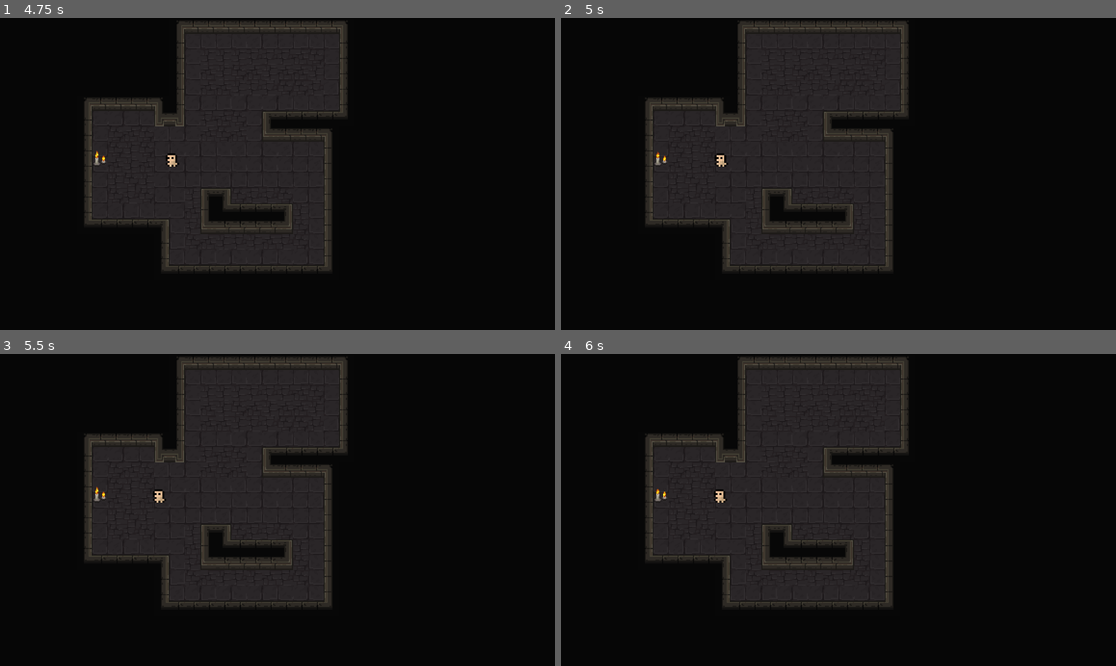
Above: before the commit, frames 1-4 (two rows, left to right).
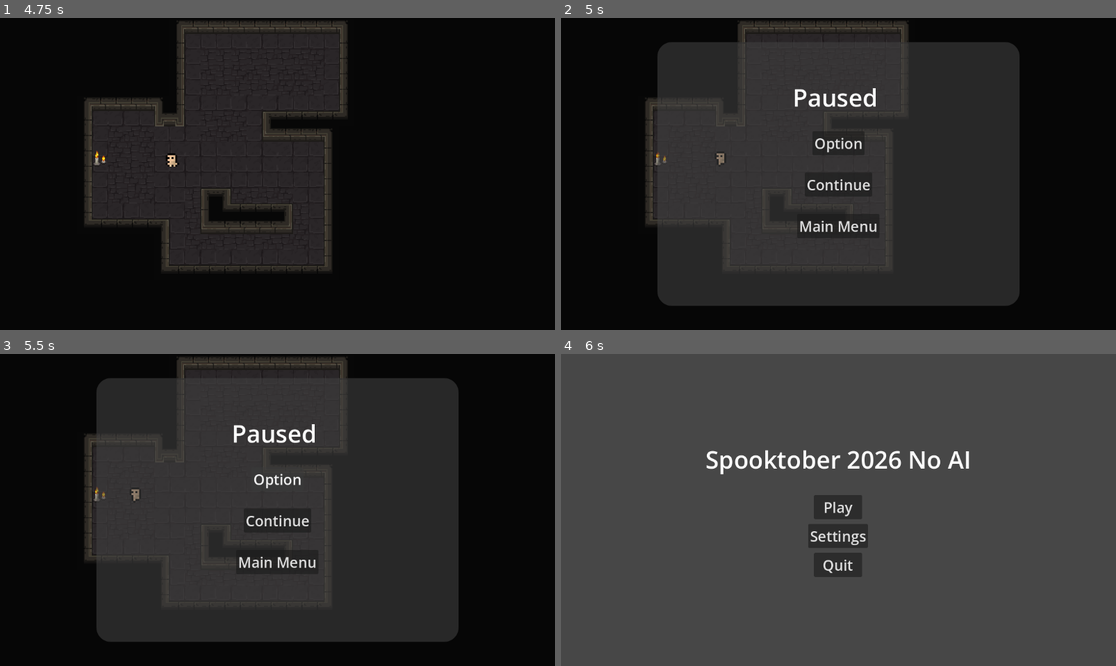
Above: after the commit, the same moments.

Repository: The0bello0fg0gaze/TOCAL_Type_Visual_Novel_Template-Godot-
Game: Godot game, scene res://Main_Menu/Main_Menu.tscn
The game is run twice, just before and just after one commit, with the same random seed, the same clock (stepped at 60 frames per second) and the same inputs.
Inputs (mouse positions are in pixels of both pictures, inside the frame that each line leads up to):
- Up to frame 1 (4.75 s): click "Play" at 0.5 s; tap Enter (ui_accept) at 1.25, 1.35, 1.52, 1.82, 2.1, 2.27, 2.57, 2.85, 3.5, 3.6, 3.77, 4.07, 4.35, 4.52 s; hold Right (ui_right) 1.28-2.03 s; hold Down (ui_down) 2.03-2.78 s; hold Right (ui_right) 2.78-3.53 s; hold Up (ui_up) 3.53-4.28 s; hold Left (ui_left) from 4.28 s (still down)
- Up to frame 2 (5 s): keep holding Left (ui_left); tap Enter (ui_accept) at 4.82 s; tap Escape (ui_esc, bound only after the commit) at 4.9 s
- Up to frame 3 (5.5 s): release Left (ui_left) at 5 s; click (277, 478) at 5 s, where only the run after the commit has a clickable "Option"
- Up to frame 4 (6 s): click (838, 563) at 5.75 s, where only the run after the commit has a clickable "Main Menu"

Frame 1 is identical in both runs. In frame 2, 30% of the frame differs, in the area x 17-83%, y 7-93%; in frame 3, 30%; in frame 4, 97%, in the area x 0-100%, y 0-100%.

Commit message:
In this i added the pause options when you press esc on the keyboard during game play i should also add save options later.

Diff:
--- a/Game_Objects/Dialog/dialog_box.gd
+++ b/Game_Objects/Dialog/dialog_box.gd
@@ -2,8 +2,11 @@
 
 @onready var lable:Label = $MarginContainer/Label
 
+# its like a append function but for a string you can add more functonalities here for more complex
+# animations. Example in  Game_Objects/Interactive/template.gd
 func dialog( text:String ) -> void:
 	lable.text += text
 
+# Just clear the text box and reuse it for new text.
 func clear() -> void:
 	lable.text = ""
--- a/Game_Objects/Interactive/template.gd
+++ b/Game_Objects/Interactive/template.gd
@@ -14,6 +14,8 @@
 		Dialogbox.visible = !Dialogbox.visible
 		render_dialog_box()
 
+# Here is a good example for how we can use movement from the global script to check for other
+# stuff
 func render_dialog_box() -> void:
 	if DataManager.movement:
 		return
@@ -26,10 +28,15 @@
 			await delay_text(x)
 
 	tag.visible = true
+
+# if there is a more cleaner option to add delay pleas do add
 func delay_text(text:String) -> void:
 	Dialogbox.dialog(text)
 	Dialogbox.dialog(" ")
 	await get_tree().create_timer(0.2).timeout
+
+
+#This is only activated when the player enters or exits the Area 2D around the object.
 
 func _on_body_entered(body: Node2D) -> void:
 	if body.is_in_group('Player'):
--- a/Game_Objects/Player/player_movement.gd
+++ b/Game_Objects/Player/player_movement.gd
@@ -2,6 +2,7 @@
 
 const SPEED:int = 100
 @export var player_animation:AnimatedSprite2D
+@onready var UserControl = $"../UserControl"
 
 var last_axis_x: float = 0.0
 var last_axis_y: float = 0.0
@@ -10,12 +11,20 @@
 func _ready() -> void:
 	pass
 
+# keep this clean so that we can debug easier
 func _process(delta: float) -> void:
 	if DataManager.movement:
 		apply_movement()
 	move_and_slide()
+	apply_actions()
 
+func apply_actions() -> void:
+	if Input.is_action_just_pressed("ui_esc"):
+		UserControl.visible = !UserControl.visible
+		DataManager.movement = !DataManager.movement
 
+# Well this is in the name learn how to read and yes this is ai gen so there are some bugs read the git
+# issues tab.
 func apply_movement() -> void:
 	var left = Input.is_action_pressed("ui_left")
 	var right = Input.is_action_pressed("ui_right")
--- a/Global_Script/data_manager.gd
+++ b/Global_Script/data_manager.gd
@@ -1,5 +1,12 @@
 extends Node
 
 var current_level:String = "res://Level/Level1.tscn"
+var main_menu:String = "res://Main_Menu/Main_Menu.tscn"
+# You can use this function to make the movement stop of the character throught the game this can
+# also help during animations or pausing the game.
 var movement:bool = true
 var inventory:Dictionary = {}
+
+func reset() -> void:
+	movement = true
+	inventory = {}
--- a/Level/Level1.tscn
+++ b/Level/Level1.tscn
@@ -4,6 +4,7 @@
 [ext_resource type="PackedScene" uid="uid://cievaalif527r" path="res://Game_Objects/Player/Player.tscn" id="1_n58pf"]
 [ext_resource type="PackedScene" uid="uid://dmqaxlnubu27l" path="res://Game_Objects/Interactive/template.tscn" id="3_ai77n"]
 [ext_resource type="PackedScene" uid="uid://gkytlmtojuph" path="res://Game_Objects/Dialog/dialog_box.tscn" id="4_7lyb7"]
+[ext_resource type="PackedScene" uid="uid://dyocl2kl8de08" path="res://Main_Menu/UserControl/user_control.tscn" id="5_5gmx1"]
 
 [sub_resource type="TileSetAtlasSource" id="TileSetAtlasSource_ai77n"]
 texture = ExtResource("1_1rv4e")
@@ -1376,8 +1377,13 @@
 [node name="Interactive" parent="." unique_id=259210659 instance=ExtResource("3_ai77n")]
 position = Vector2(207, 299)
 
-[node name="Dialog_Box" parent="." unique_id=1925949572 groups=["DialogBox"] instance=ExtResource("4_7lyb7")]
+[node name="Dialog_Box" parent="." unique_id=1925949572 instance=ExtResource("4_7lyb7")]
 visible = false
 clip_contents = true
 offset_right = 1152.0
 offset_bottom = 648.0
+
+[node name="UserControl" parent="." unique_id=116555151 instance=ExtResource("5_5gmx1")]
+visible = false
+offset_right = 1152.0
+offset_bottom = 648.0
--- /dev/null
+++ b/Main_Menu/UserControl/user_control.gd
@@ -0,0 +1,19 @@
+extends Control
+
+@onready var Options:Button = $MarginContainer/MarginContainer/VBoxContainer/Option
+@onready var Continue:Button = $MarginContainer/MarginContainer/VBoxContainer/Continue
+@onready var MainMenu:Button = $"MarginContainer/MarginContainer/VBoxContainer/Main Menu"
+
+func  _ready() -> void:
+	Options.pressed.connect(options_is_pressed)
+	Continue.pressed.connect(continue_is_pressed)
+	MainMenu.pressed.connect(main_menu_is_pressed)
+
+func options_is_pressed() -> void:
+	pass
+
+func continue_is_pressed() -> void:
+	pass
+
+func main_menu_is_pressed() -> void:
+	get_tree().change_scene_to_file(DataManager.main_menu)
--- /dev/null
+++ b/Main_Menu/UserControl/user_control.tscn
@@ -0,0 +1,68 @@
+[gd_scene format=3 uid="uid://dyocl2kl8de08"]
+
+[ext_resource type="Script" uid="uid://b6ec6f3bou0ru" path="res://Main_Menu/UserControl/user_control.gd" id="1_r6ygs"]
+
+[sub_resource type="StyleBoxFlat" id="StyleBoxFlat_j0jfw"]
+bg_color = Color(0.25490198, 0.25490198, 0.25490198, 0.57254905)
+corner_radius_top_left = 30
+corner_radius_top_right = 30
+corner_radius_bottom_right = 30
+corner_radius_bottom_left = 30
+corner_detail = 10
+
+[node name="UserControl" type="Control" unique_id=116555151]
+layout_mode = 3
+anchors_preset = 15
+anchor_right = 1.0
+anchor_bottom = 1.0
+grow_horizontal = 2
+grow_vertical = 2
+script = ExtResource("1_r6ygs")
+
+[node name="MarginContainer" type="MarginContainer" parent="." unique_id=1665679806]
+layout_mode = 1
+anchors_preset = 15
+anchor_right = 1.0
+anchor_bottom = 1.0
+grow_horizontal = 2
+grow_vertical = 2
+theme_override_constants/margin_left = 200
+theme_override_constants/margin_top = 50
+theme_override_constants/margin_right = 200
+theme_override_constants/margin_bottom = 50
+
+[node name="Panel" type="Panel" parent="MarginContainer" unique_id=1182527776]
+layout_mode = 2
+theme_override_styles/panel = SubResource("StyleBoxFlat_j0jfw")
+
+[node name="MarginContainer" type="MarginContainer" parent="MarginContainer" unique_id=1795352762]
+layout_mode = 2
+theme_override_constants/margin_top = 80
+
+[node name="VBoxContainer" type="VBoxContainer" parent="MarginContainer/MarginContainer" unique_id=252467904]
+layout_mode = 2
+theme_override_constants/separation = 36
+
+[node name="Heading" type="Label" parent="MarginContainer/MarginContainer/VBoxContainer" unique_id=343900554]
+layout_mode = 2
+theme_override_font_sizes/font_size = 50
+text = "Paused "
+horizontal_alignment = 1
+
+[node name="Option" type="Button" parent="MarginContainer/MarginContainer/VBoxContainer" unique_id=1263657301]
+layout_mode = 2
+size_flags_horizontal = 4
+theme_override_font_sizes/font_size = 30
+text = "Option"
+
+[node name="Continue" type="Button" parent="MarginContainer/MarginContainer/VBoxContainer" unique_id=1318340933]
+layout_mode = 2
+size_flags_horizontal = 4
+theme_override_font_sizes/font_size = 30
+text = "Continue"
+
+[node name="Main Menu" type="Button" parent="MarginContainer/MarginContainer/VBoxContainer" unique_id=1966345]
+layout_mode = 2
+size_flags_horizontal = 4
+theme_override_font_sizes/font_size = 30
+text = "Main Menu"
--- a/Main_Menu/main_menu.gd
+++ b/Main_Menu/main_menu.gd
@@ -11,6 +11,7 @@
 	Quit.pressed.connect(_on_quit_pressed)
 
 func _on_play_pressed() -> void:
+	DataManager.reset()
 	get_tree().change_scene_to_file(DataManager.current_level)
 
 func _on_setting_pressed() -> void:
--- a/project.godot
+++ b/project.godot
@@ -66,6 +66,11 @@
 , Object(InputEventKey,"resource_local_to_scene":false,"resource_name":"","device":-1,"window_id":0,"alt_pressed":false …(183 unchanged characters)…
 ]
 }
+ui_esc={
+"deadzone": 0.5,
+"events": [Object(InputEventKey,"resource_local_to_scene":false,"resource_name":"","device":-1,"window_id":0,"alt_pressed":false,"shift_pressed":false,"ctrl_pressed":false,"meta_pressed":false,"pressed":false,"keycode":0,"physical_keycode":4194305,"key_label":0,"unicode":0,"location":0,"echo":false,"script":null)
+]
+}
 
 [physics]
 
Not shown, added: Main_Menu/UserControl/user_control.gd.uid
